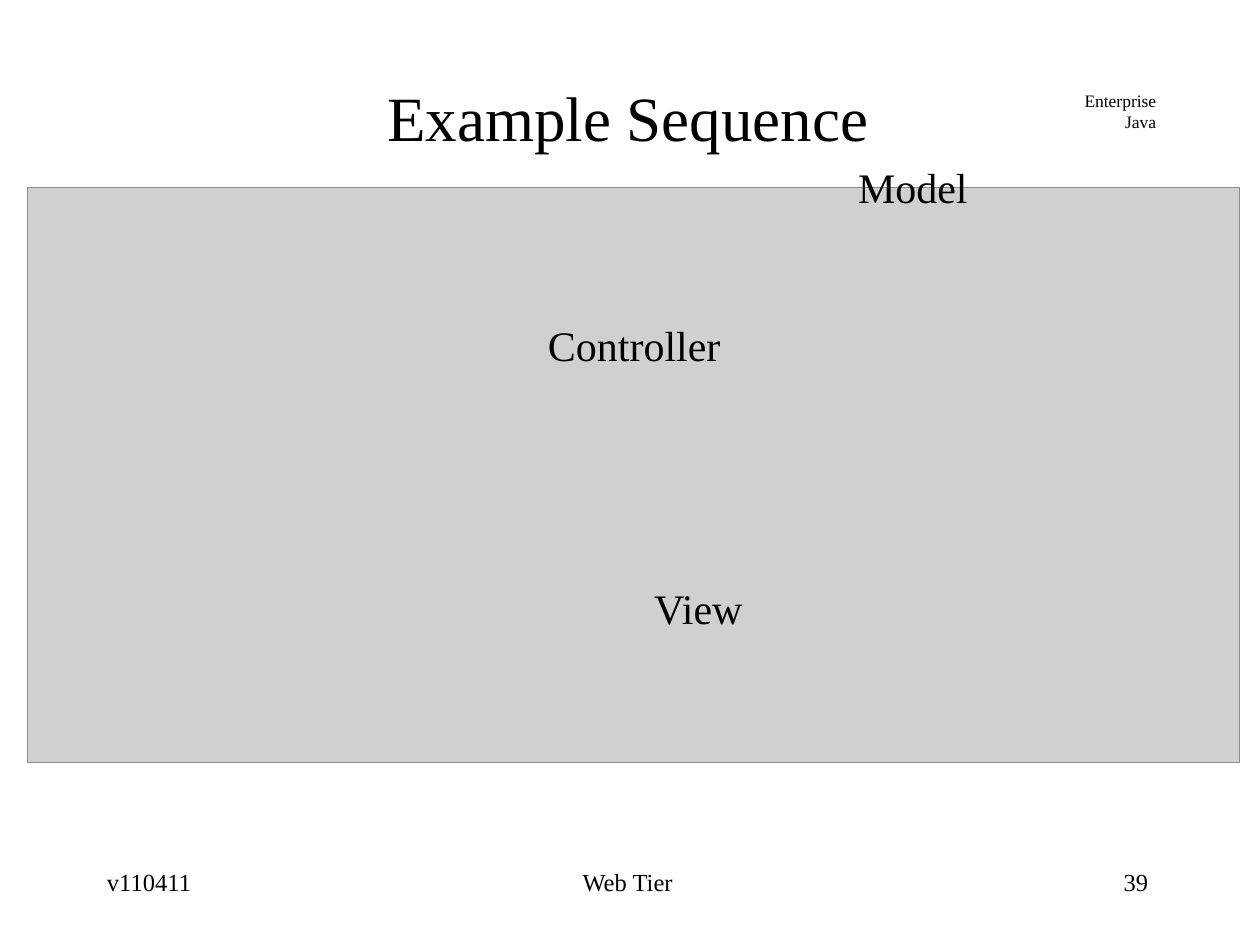
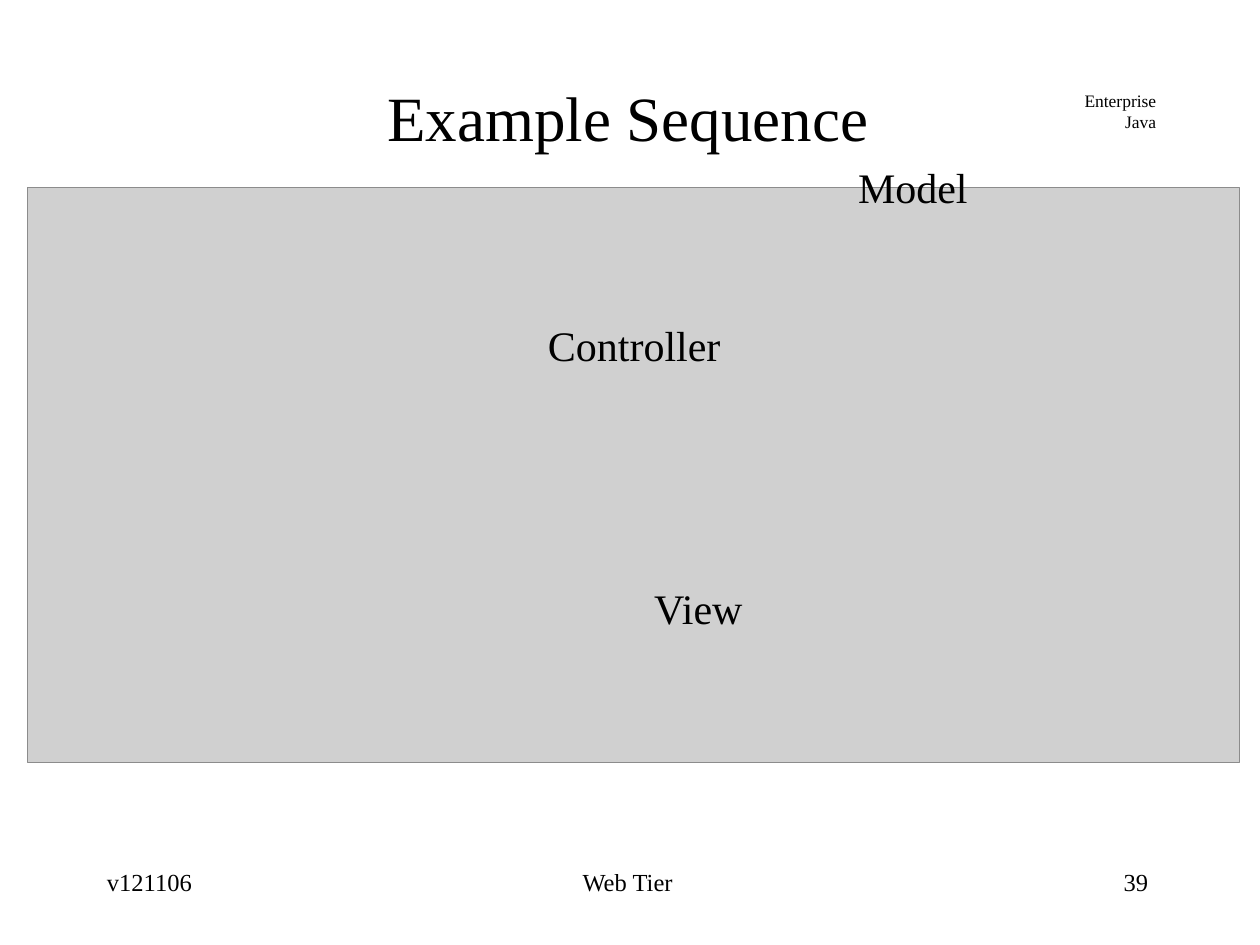
Before and after one commit to jcstaff/ejava-javaee, a slide deck: slide 39 of webtier/src/site/resources/lectures/webTier.ppt. Drawn at 1260x945 pixels with LibreOffice and Linux fonts; fonts in the diff are those of the drawing; grey boxes stand for pictures. Boxes give left, top, right and bottom in pixels: in the first picture for what was removed or moved away, otherwise in the second. Text is boxed around its words. In the diff, an @@ line names an element or a change of style, - is before the commit and + after.

```diff
--- a/webtier/src/site/resources/lectures/webTier.ppt
+++ b/webtier/src/site/resources/lectures/webTier.ppt
@@ text at (107, 874, 192, 892): text changed @@
-v110411
+v121106
```
Also in this commit, not shown: 47 other slides changed.
